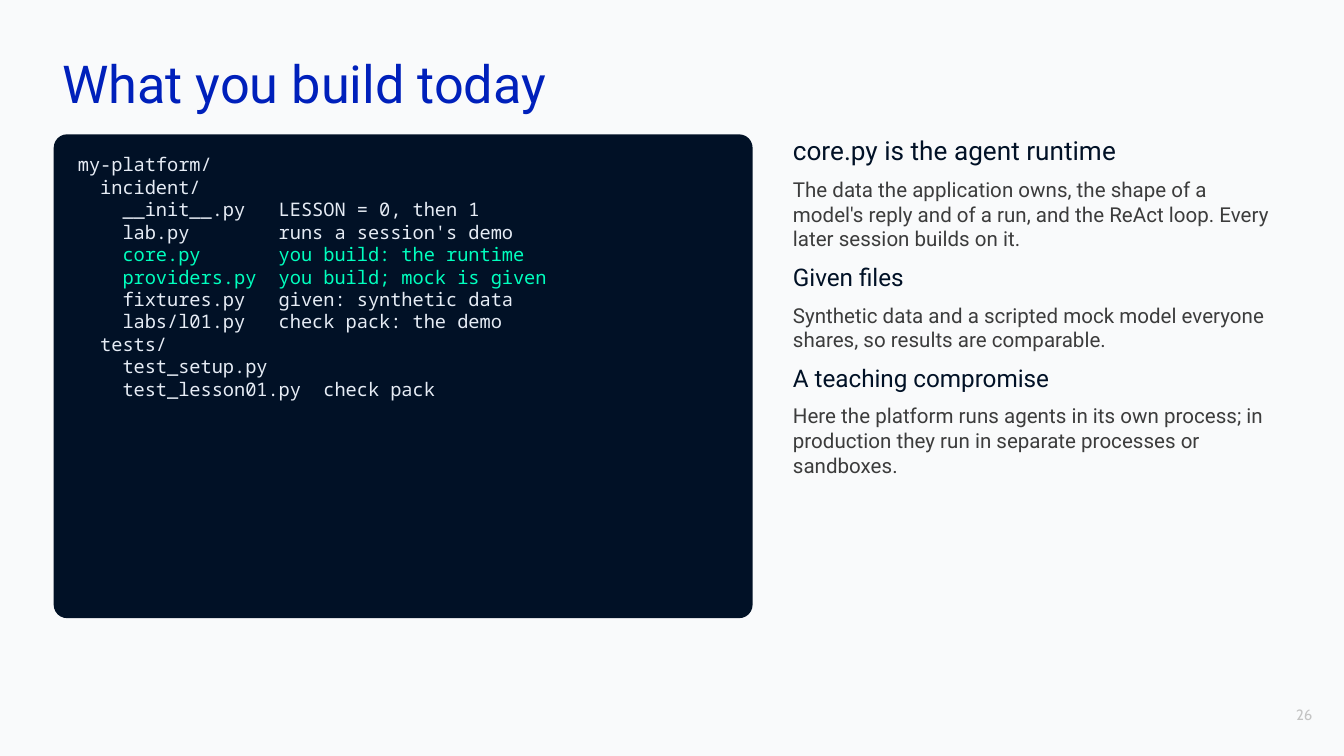
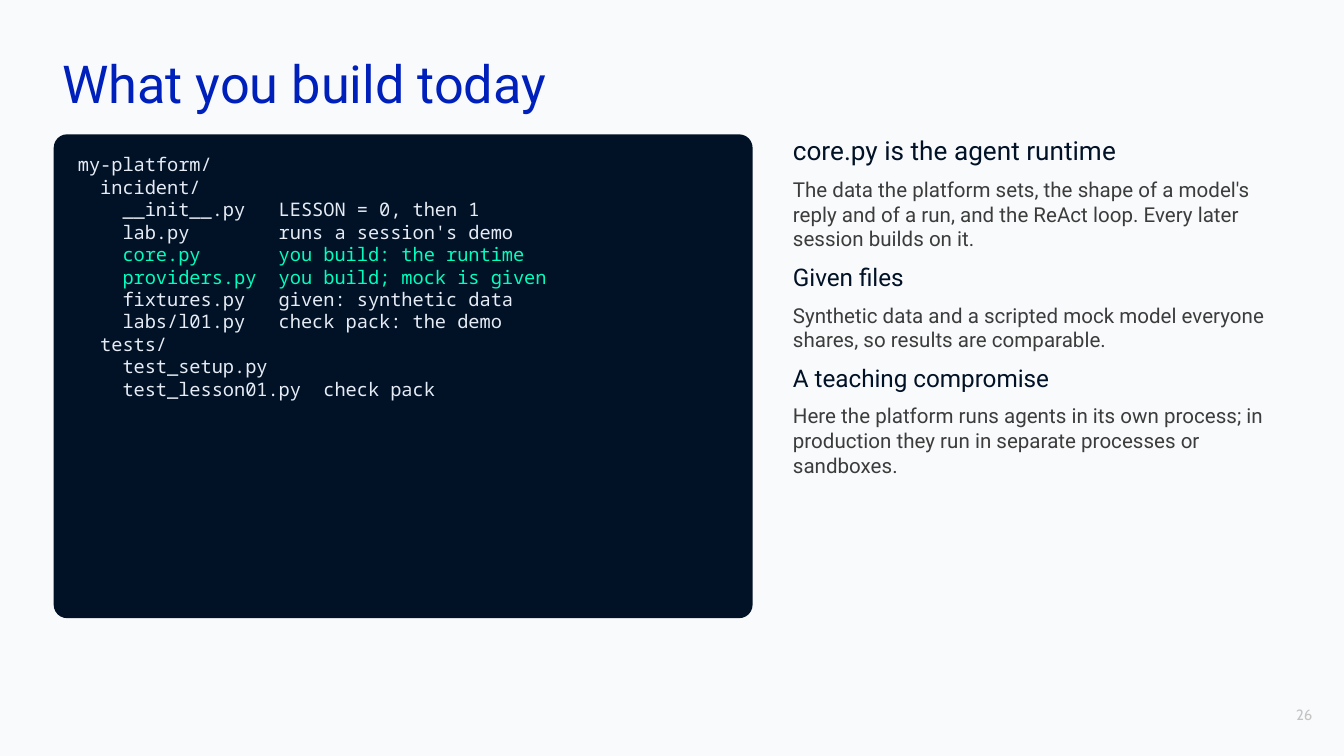
Before and after one commit to maxvpavlov/ciklum-innovate-l3-2026, a slide deck: slide 26 of L3 2026 Agentic Platform Instructor Materials/slides/01 Agent architecture and the ReAct runtime.pptx. Drawn at 1344x756 pixels with LibreOffice and Linux fonts; fonts in the diff are those of the drawing; background and template pictures are left out. Boxes give left, top, right and bottom in pixels: in the first picture for what was removed or moved away, otherwise in the second. Text is boxed around its words. In the diff, an @@ line names an element or a change of style, - is before the commit and + after.

```diff
--- a/L3 2026 Agentic Platform Instructor Materials/slides/01 Agent architecture and the ReAct runtime.pptx
+++ b/L3 2026 Agentic Platform Instructor Materials/slides/01 Agent architecture and the ReAct runtime.pptx
@@ text at [793, 181, 1250, 246]: text changed @@
-The data the application owns, the shape of a model's reply and of a run, and the ReAct loop. Every later session builds on it.
+The data the platform sets, the shape of a model's reply and of a run, and the ReAct loop. Every later session builds on it.
```
Also in this commit, not shown: 2 other slides changed, 6 other files.
